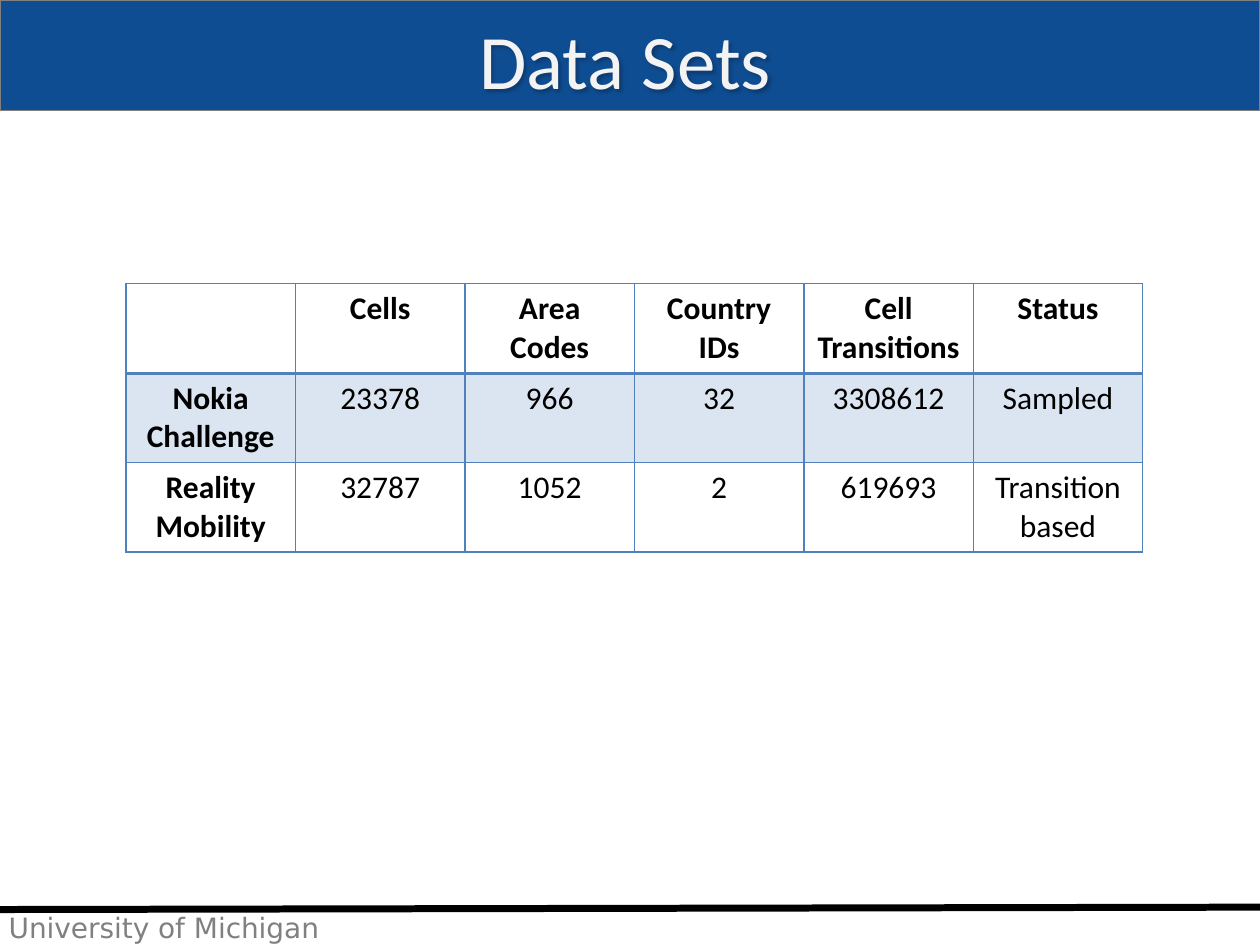
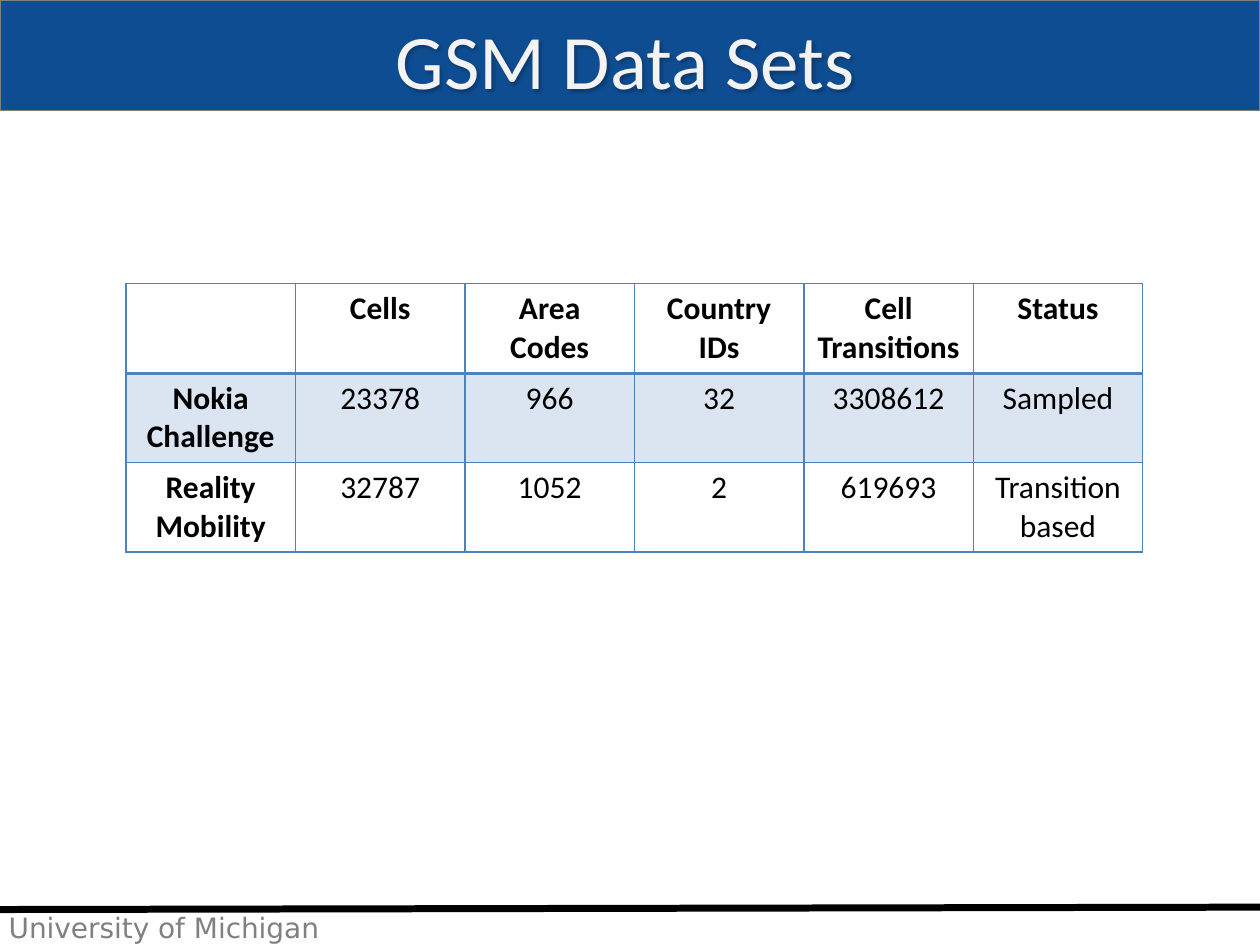
Before and after one commit to imehrdad2012/EECS589, a slide deck: slide 4 of Presentation/moradi_class19.pptx. Drawn at 1260x945 pixels with LibreOffice and Linux fonts; fonts in the diff are those of the drawing; background and template pictures are left out. Boxes give left, top, right and bottom in pixels: in the first picture for what was removed or moved away, otherwise in the second. Text is boxed around its words. In the diff, an @@ line names an element or a change of style, - is before the commit and + after.

```diff
--- a/Presentation/moradi_class19.pptx
+++ b/Presentation/moradi_class19.pptx
@@ title at (396,39,854,90): text changed @@
-Data Sets
+GSM Data Sets
```
Also in this commit, not shown: 8 other slides changed, 5 slides added, 3 slides removed.
